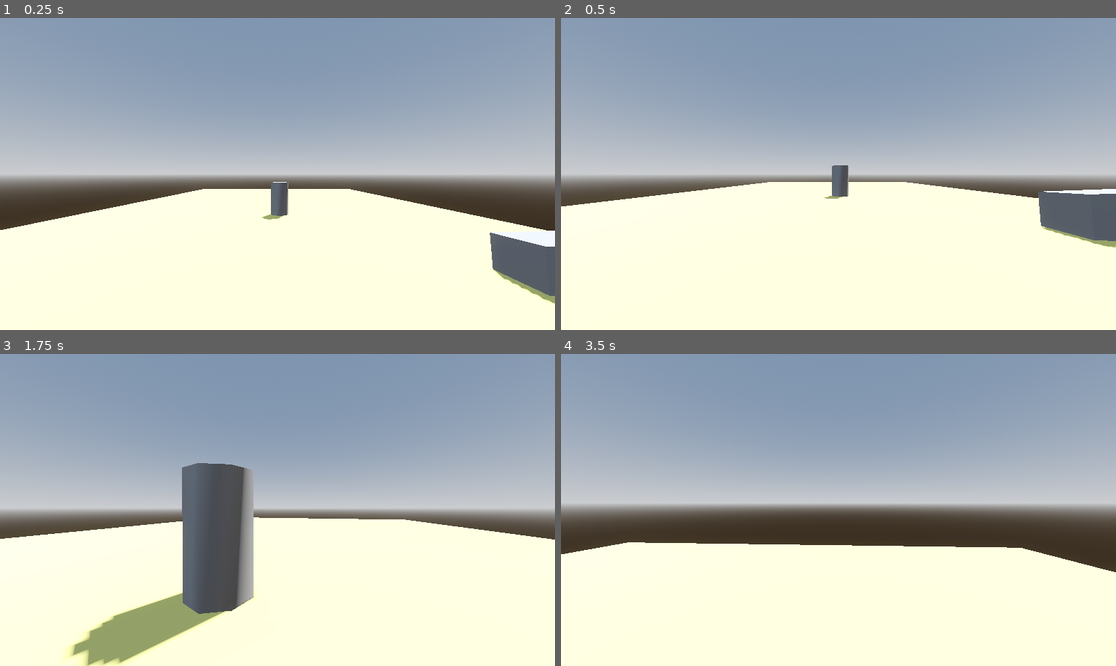
Above: before the commit, frames 1-4 (two rows, left to right).
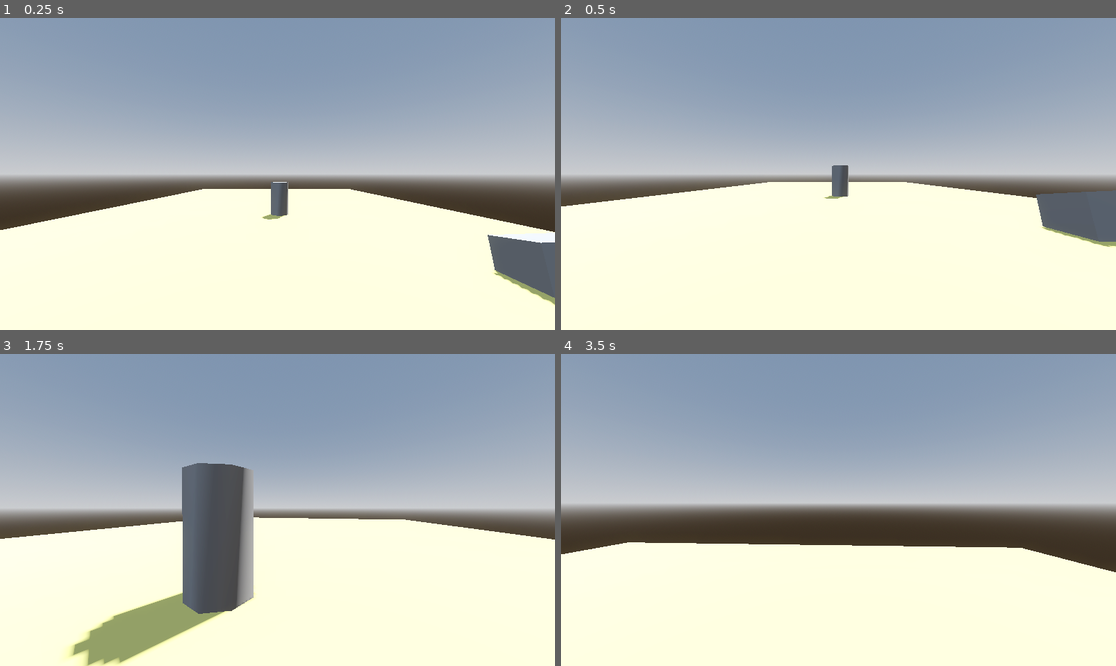
Above: after the commit, the same moments.

Repository: BlobberLikesDucks/RepositoryA
Game: Godot game, scene res://main.tscn
Two runs of this game, one before a commit and one after it. Both use one fixed random seed, a clock stepped at 60 frames per second and the inputs below.
Inputs (mouse positions are in pixels of both pictures, inside the frame that each line leads up to):
- Up to frame 1 (0.25 s): no input
- Up to frame 2 (0.5 s): no input
- Up to frame 3 (1.75 s): move the mouse to (305, 510) at 0.52 s; hold Shift (Sprint) 0.53-1.28 s; hold W (Forward) from 0.53 s (still down); tap Space (Jump) at 0.77, 1.52 s; move the mouse to (249, 510) at 1.27 s; tap Shift (Sprint) at 1.35 s
- Up to frame 4 (3.5 s): keep holding W (Forward); move the mouse to (849, 503) at 2.02 s; hold Shift (Sprint) 2.03-2.78 s; move the mouse to (832, 516) at 2.77 s; tap Shift (Sprint) at 2.85 s; tap Space (Jump) at 3.02 s

The runs differ from the first frame. In frame 1, 0.2% of the frame differs, in the area x 87-100%, y 68-93%; in frame 2, 0.2%, in the area x 85-100%, y 54-74%; in frame 3, less than 0.1%; in frame 4, less than 0.1%.

Commit message:
so @jawad need to fix bugs and needs to work like 2hours max each day cuz he is a coder and message we need to add ziyad and nassif thats it for now but reminder to jawad thank you
dont forget

Diff:
--- a/main.tscn
+++ b/main.tscn
@@ -40,7 +40,7 @@
 transform = Transform3D(1, 0, 0, 0, 1, 0, 0, 0, 1, 0, -1, 1)
 
 [node name="CSGBox3D2" type="CSGBox3D" parent="CSGBox3D"]
-transform = Transform3D(0.041428722, 0.059610207, 0.99736166, -0.9982928, -0.038666908, 0.04377844, 0.041174535, -0.99747264, 0.057906523, 6.3524313, 0.6755254, 6.8658276)
+transform = Transform3D(0.041428722, 0.05961021, 0.9973616, -0.98575413, -0.16042152, 0.05053463, 0.16301066, -0.9852471, 0.052114956, 6.3524313, 0.6755254, 6.8658276)
 size = Vector3(1, 1, 2.342987)
 
 [node name="Player" parent="." instance=ExtResource("1_ig7tw")]
